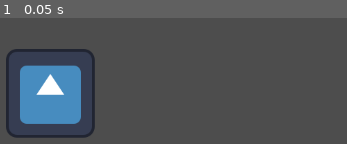
Above: before the commit, frame 1.
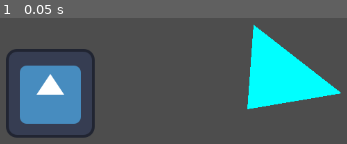
Above: after the commit, the same moment.

Repository: beni226/Million_miner_REPO
Game: Godot game, scene res://main.tscn
Same seed, same stepped clock (60 frames per second), same inputs: the game is played once before the commit and once after it. The project has no main scene, so this scene is started directly. The engine's default icon, where the game draws it, is replaced by a stand-in: a white triangle on a blue panel in a dark square.
Inputs:
- Up to frame 1 (0.05 s): no input

The runs differ from the first frame. In frame 1, 9.2% of the frame differs, in the area x 71-99%, y 5-74%.

Commit message:
color
triangle color changed

Diff:
--- a/main.tscn
+++ b/main.tscn
@@ -16,3 +16,7 @@
 [node name="CollisionShape2D" type="CollisionShape2D" parent="CharacterBody2D"]
 position = Vector2(0, -2)
 shape = SubResource("RectangleShape2D_0xm2m")
+
+[node name="Polygon2D" type="Polygon2D" parent="."]
+color = Color(0, 1, 1, 1)
+polygon = PackedVector2Array(566, 167, 557, 289, 693, 266)
